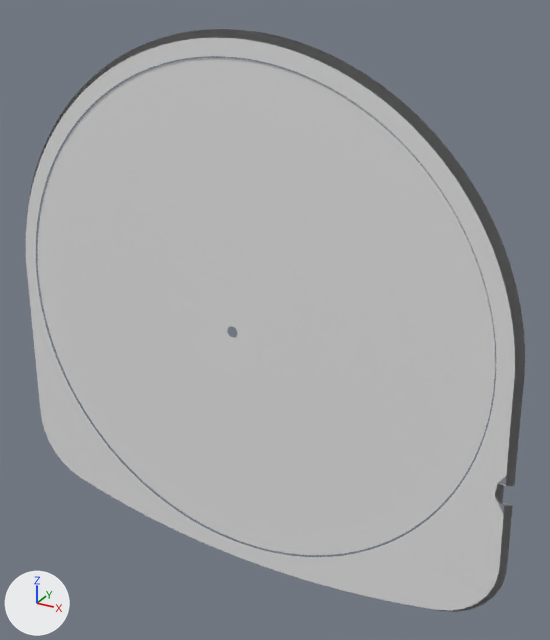
The OBJ model fork/floating-media/DATA/float_psp_shade3.obj as it was, and as the next commit left it.
Camera for both pictures: a 50 mm lens placed at (1.24, -2.03, 1.06), pointed at (0.11, 0.02, 0.03). The axes (+X, +Y, +Z) are drawn at lower left. The lights are the same throughout. The first picture is the older version. Where no turn or scale is listed for an object, it has been applied to the vertices.

Names of what the first picture shows: 'float_psp_shade3'.
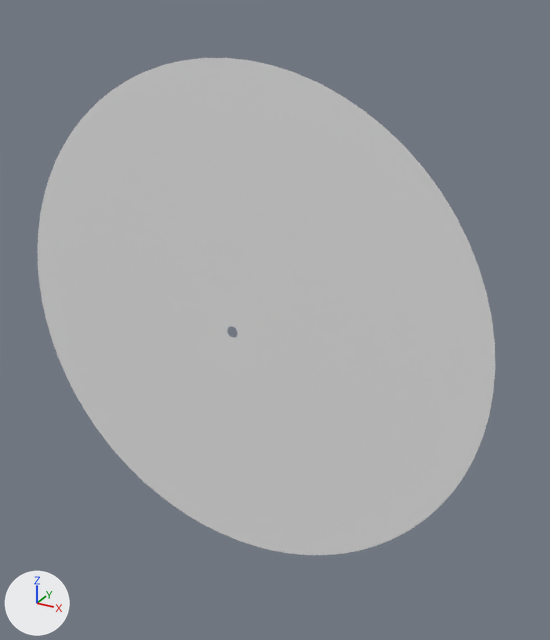
Boxes [x1, y1, x2, y2] around the edits, measured in the pictures (550 x 640 px):
```json
{"object": "float_psp_shade3", "change": "reshaped", "before": [26, 29, 525, 612], "after": [37, 58, 495, 555], "on screen": "8% narrower, 15% shorter"}
{"part": 1, "of": "me_float_psp_shade3", "change": "deleted", "before": [26, 29, 525, 612]}
```

The change, as JSON lines over the scene's bpy script:
```json
{"block": "me_float_psp_shade3", "where": "# used by ob_float_psp_shade3; location = (0.0, 0.0, 0.0)"}
{"op": "remove", "block": "me_float_psp_shade3", "code": "me_float_psp_shade3.from_pydata(...)  # 579 vertices, 590 faces; spans x -0.98..0.98, y -0.07..-0.05, z -0.96..0.94"}
{"op": "add", "block": "me_float_psp_shade3", "code": "me_float_psp_shade3.from_pydata(...)  # 144 vertices, 144 faces; spans x -0.87..0.87, y -0.07..-0.06, z -0.87..0.87"}
{"block": "me_float_psp_shade3", "change": "me_float_psp_shade3 part 1: the loose piece of 435 vertices spanning x -0.98..0.98, y -0.07..-0.05, z -0.96..0.94 is deleted"}
```
